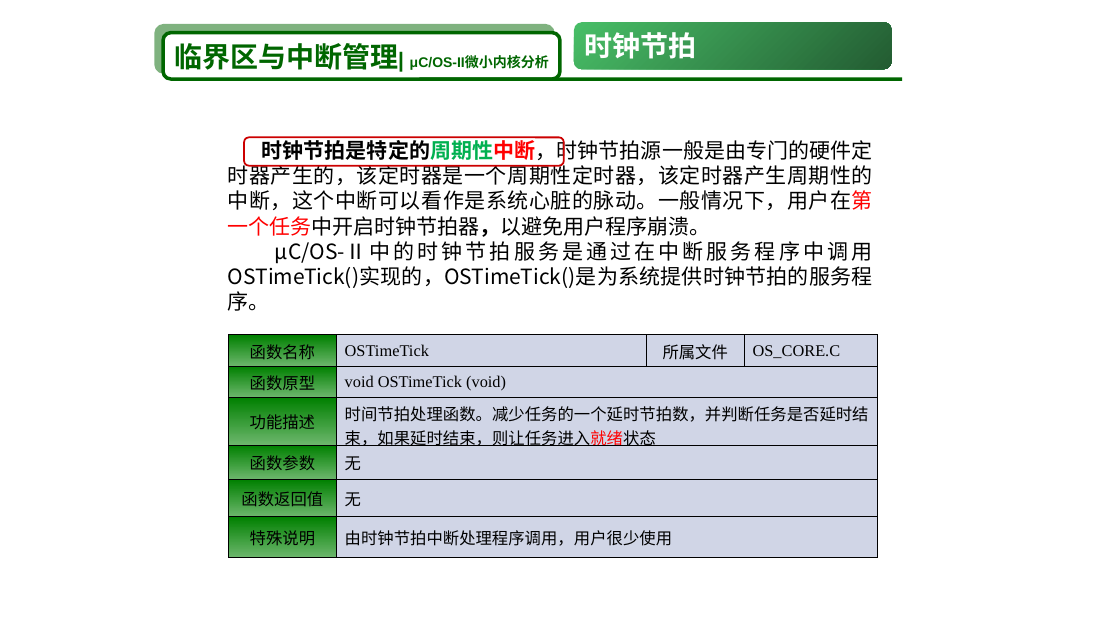
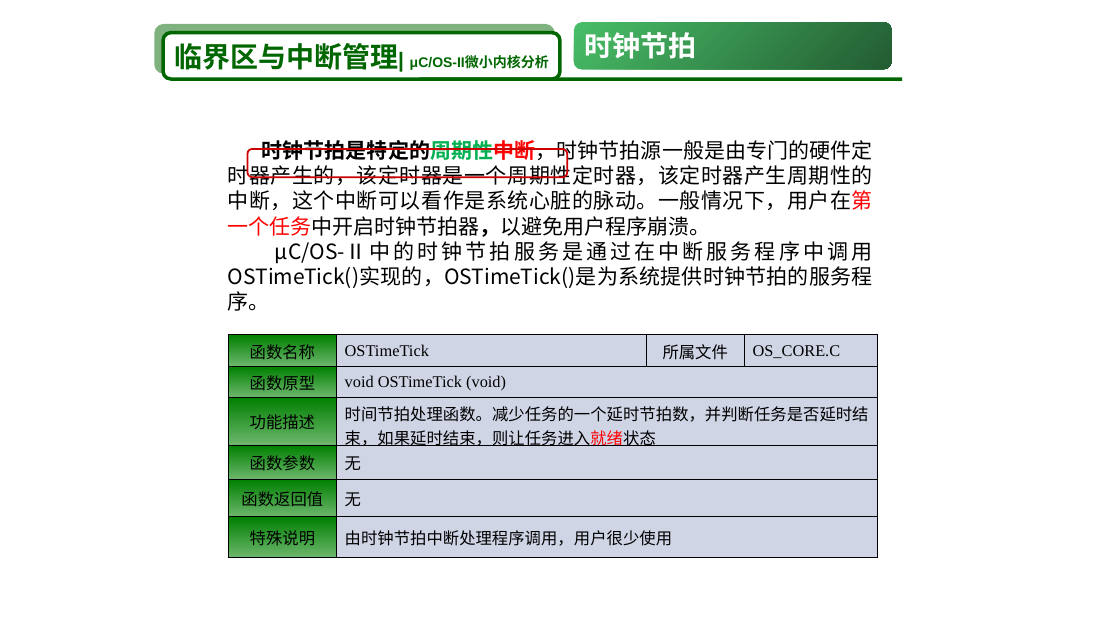
Before and after one commit to YMYMYMYMY/Qianrushi, a slide deck: slide 185 of 精简版.pptx (slide 186 before the commit). Drawn at 1120x630 pixels with LibreOffice and Linux fonts; fonts in the diff are those of the drawing. Boxes give left, top, right and bottom in pixels: in the first picture for what was removed or moved away, otherwise in the second. Text is boxed around its words. In the diff, an @@ line names an element or a change of style, - is before the commit and + after.

```diff
--- a/精简版.pptx
+++ b/精简版.pptx
@@ rounded rectangle moved from (x1=245, y1=138, x2=565, y2=166) to (x1=248, y1=149, x2=568, y2=177) @@
```
Also in this commit, not shown: 13 other slides changed, 2 slides added, 1 slide removed, 2 other files.
